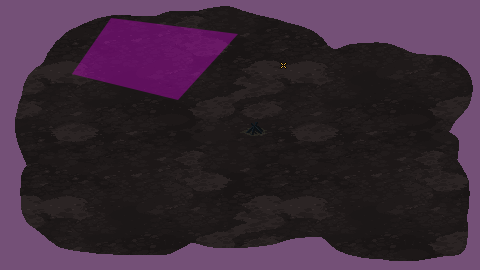
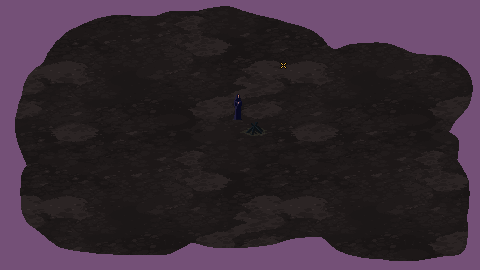
The second (480, 270) image is a revision of the first. Changes to its layers:
removed layer "Hopeless" (was 30%) from group "Areas" over left=72, top=18, right=238, bottom=100
added layer "Layer 3" in group "Threshold.png" over left=233, top=94, right=242, bottom=120
